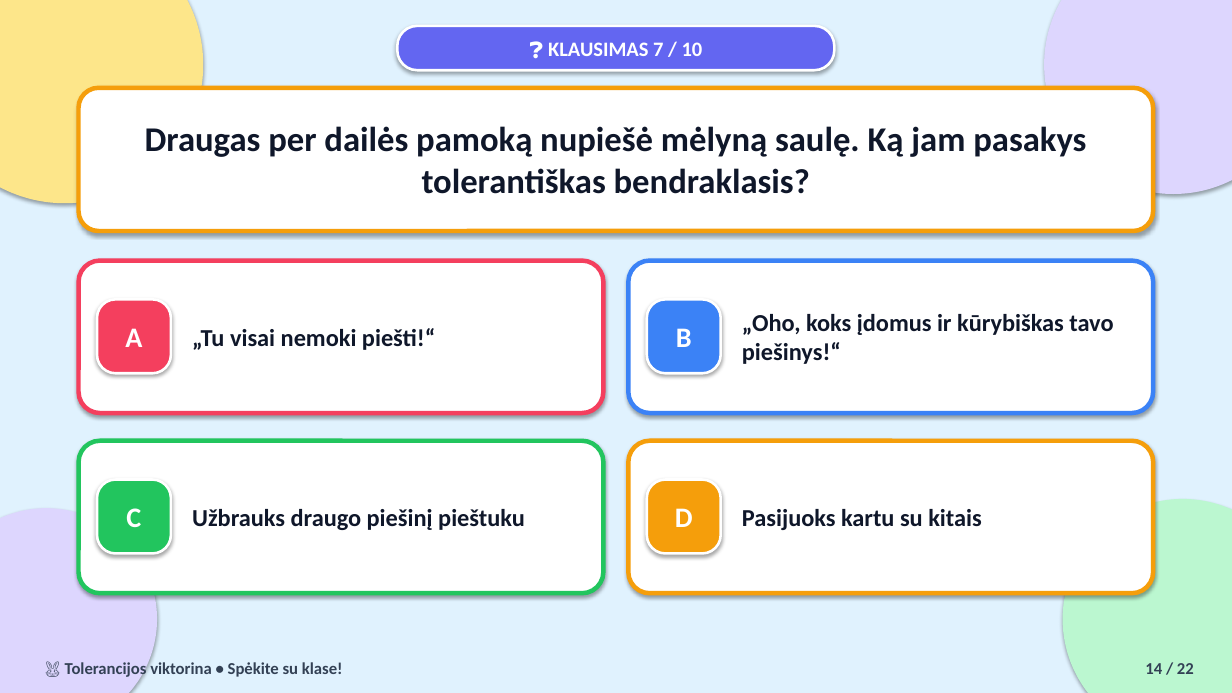
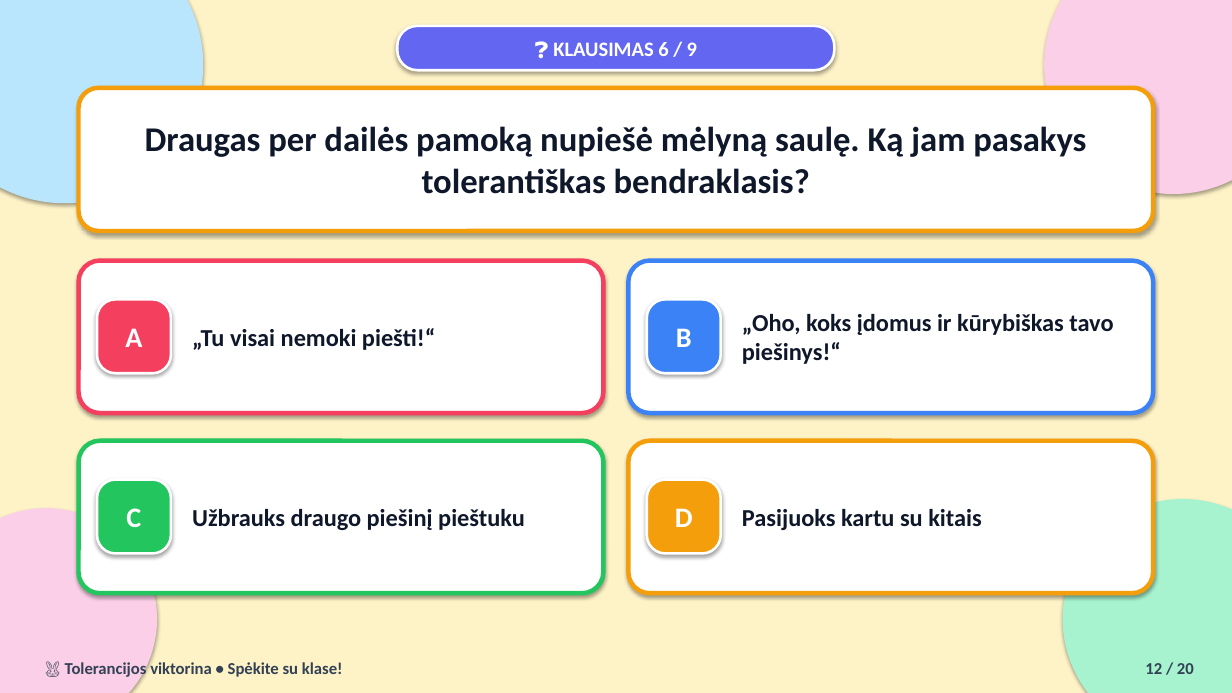
Before and after one commit to Artiomkalinin/tolerancijos-diena, a slide deck: slide 12 of Tolerancijos_viktorina.pptx (slide 14 before the commit). Drawn at 1232x693 pixels with LibreOffice and Linux fonts; fonts in the diff are those of the drawing. Boxes give left, top, right and bottom in pixels: in the first picture for what was removed or moved away, otherwise in the second. Text is boxed around its words. In the diff, an @@ line names an element or a change of style, - is before the commit and + after.

Commit message:
Pasalintas klausimas apie Kiskio obuolius, palikti 9 klausimai

```diff
--- a/Tolerancijos_viktorina.pptx
+++ b/Tolerancijos_viktorina.pptx
@@ background #E0F2FE to #FEF3C7 @@
@@ ellipse at (0,0,203,203): fill #FDE68A to #BAE6FD @@
@@ ellipse at (1044,0,1232,194): fill #DDD6FE to #FBCFE8 @@
@@ text at (553,42,697,56): text changed @@
-❓ KLAUSIMAS 7 / 10
+❓ KLAUSIMAS 6 / 9
@@ ellipse at (0,508,157,693): fill #DDD6FE to #FBCFE8 @@
@@ ellipse at (1063,499,1232,693): fill #BBF7D0 to #A7F3D0 @@
@@ text at (1145,663,1194,674): text changed @@
-14 / 22
+12 / 20
```
Also in this commit, not shown: 19 other slides changed, 2 slides removed, 3 other files.
